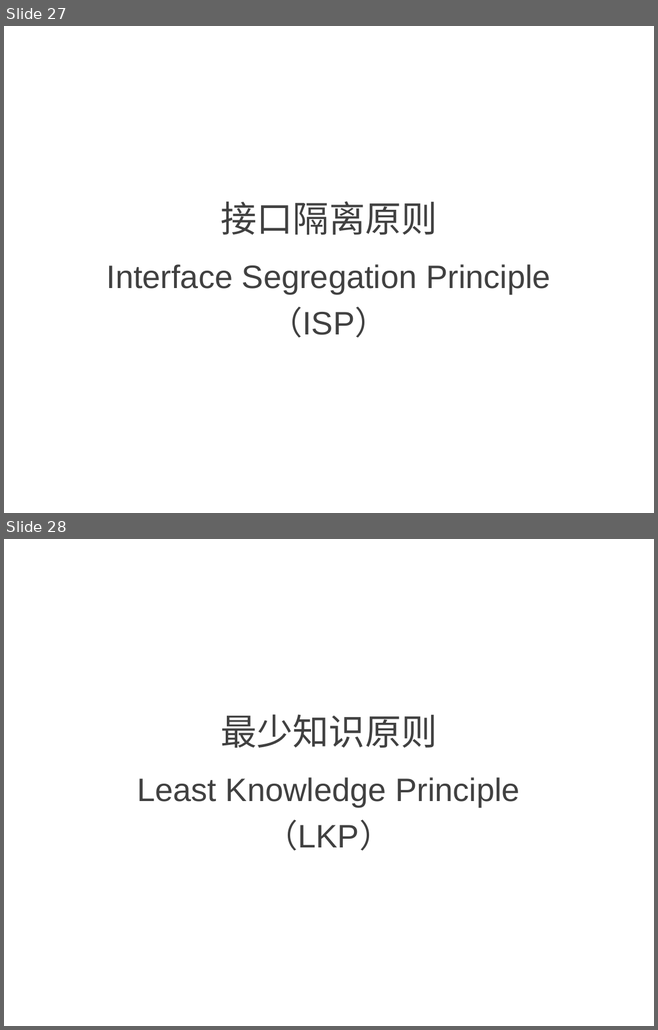
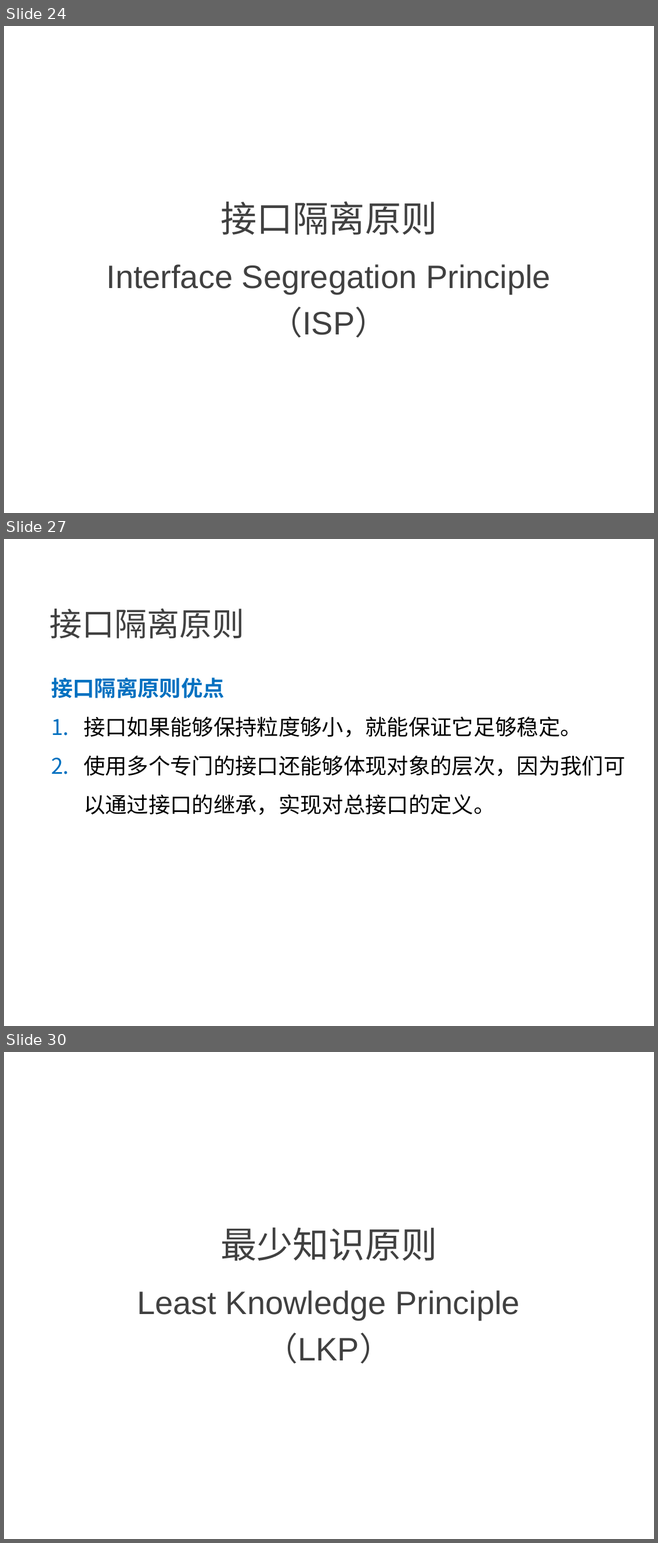
Before and after one commit to NewGr8Player/My-PPT, a slide deck: Design pattern/23种设计模式详解.pptx. Shown one above the other, each under a label of ours: slides 27 and 28 before the commit, slides 24, 27 and 30 after it; the slides between them are not shown. The pictures are 658x1030 and 658x1543 pixels, drawn with LibreOffice and Linux fonts; fonts in the diff are those of the drawing. Boxes give left, top, right and bottom in pixels: in the first picture for what was removed or moved away, otherwise in the second. Text is boxed around its words. In the diff, an @@ line names an element or a change of style, - is before the commit and + after.

Commit message:
增加接口隔离原则

```diff
--- a/Design pattern/23种设计模式详解.pptx
+++ b/Design pattern/23种设计模式详解.pptx
@@ slide 27 added at (4,539,654,1026), background #FFFFFF @@
@@ text added at (49,608,244,639), 36 pt, text #404040 @@
+接口隔离原则
@@ text added at (51,678,625,815), 24 pt, text #000000 @@
+接口隔离原则优点
+1. 接口如果能够保持粒度够小，就能保证它足够稳定。
+2. 使用多个专门的接口还能够体现对象的层次，因为我们可以通过接口的继承，实现对总接口的定义。
@@ what was slide 27 is now slide 24 @@
@@ what was slide 28 is now slide 30 @@
```
Also in this commit, not shown: 1 slide changed, 4 other slides added, 3 slides removed, 3 other files.
